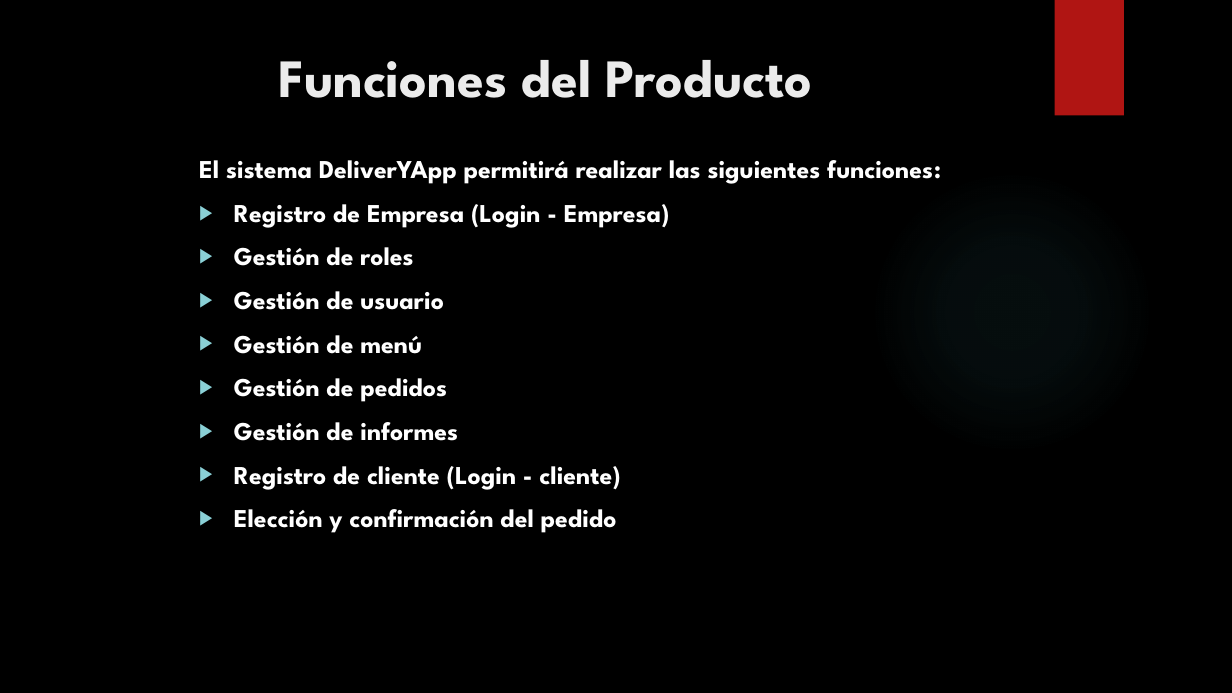
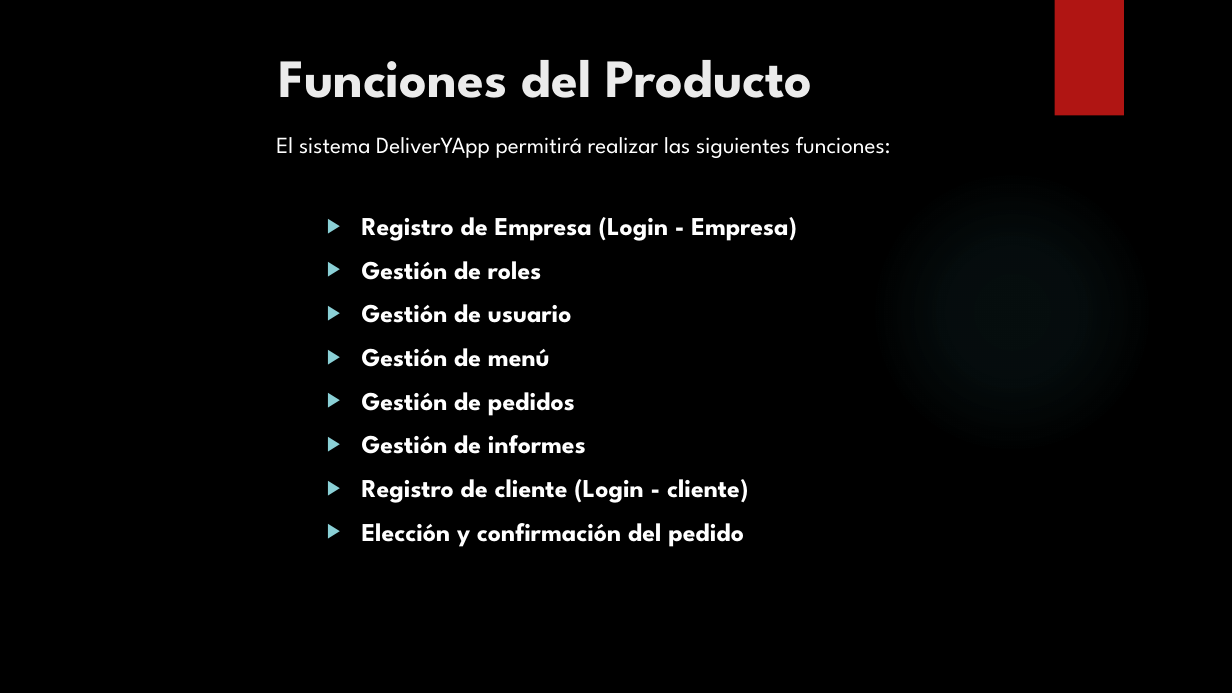
Before and after one commit to francben/proyectoDeliberyApp, a slide deck: slide 7 of Presentacion de Clase.pptx. Drawn at 1232x693 pixels with LibreOffice and Linux fonts; fonts in the diff are those of the drawing; background and template pictures are left out. Boxes give left, top, right and bottom in pixels: in the first picture for what was removed or moved away, otherwise in the second. Text is boxed around its words. In the diff, an @@ line names an element or a change of style, - is before the commit and + after.

```diff
--- a/Presentacion de Clase.pptx
+++ b/Presentacion de Clase.pptx
@@ text added at (276, 137, 891, 158), 18 pt, text #FFFFFF @@
+El sistema DeliverYApp permitirá realizar las siguientes funciones:
@@ text at (199, 160, 941, 184): paragraph removed @@
-El sistema DeliverYApp permitirá realizar las siguientes funciones:
@@ text "Registro de Empresa (Login - ...": place and size @@
-text "Registro de Empresa (Login - ..." at (199, 160, 941, 533)
+text "Registro de Empresa (Login - ..." at (362, 217, 797, 547)
```
Also in this commit, not shown: 11 other slides changed.
